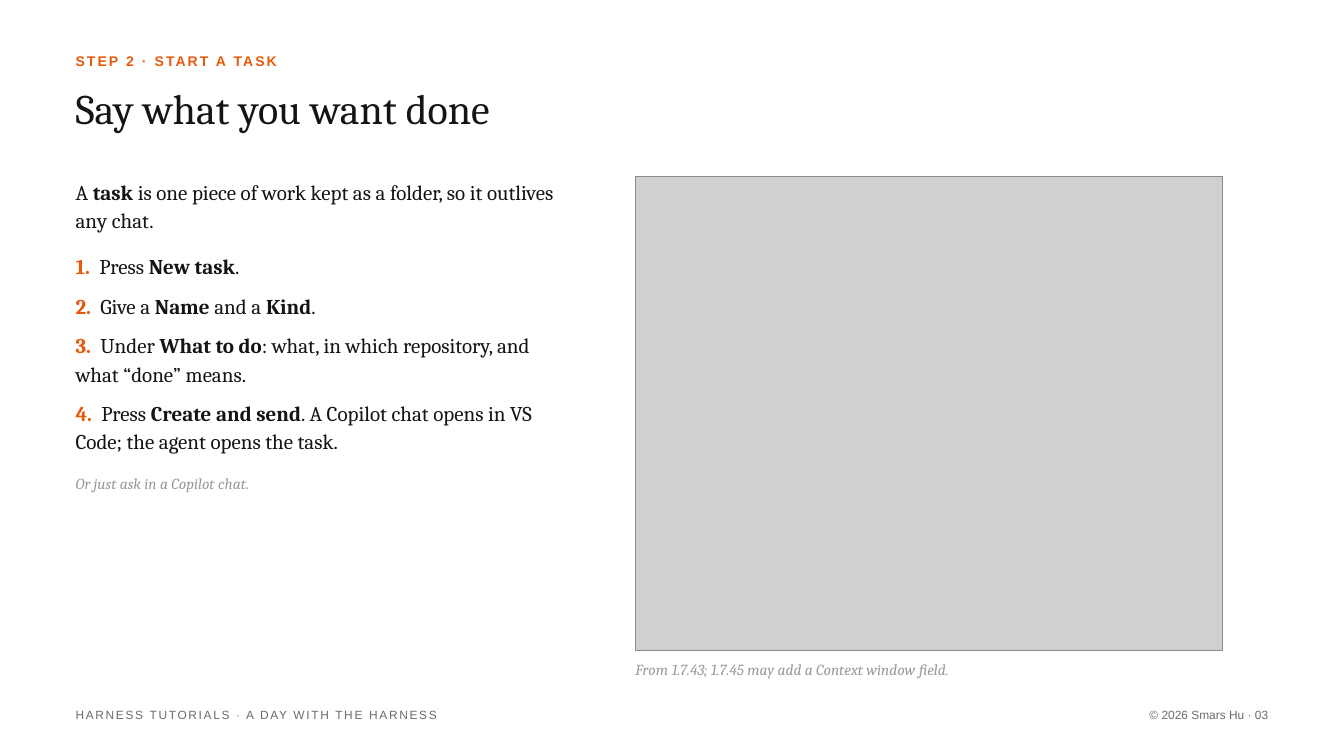
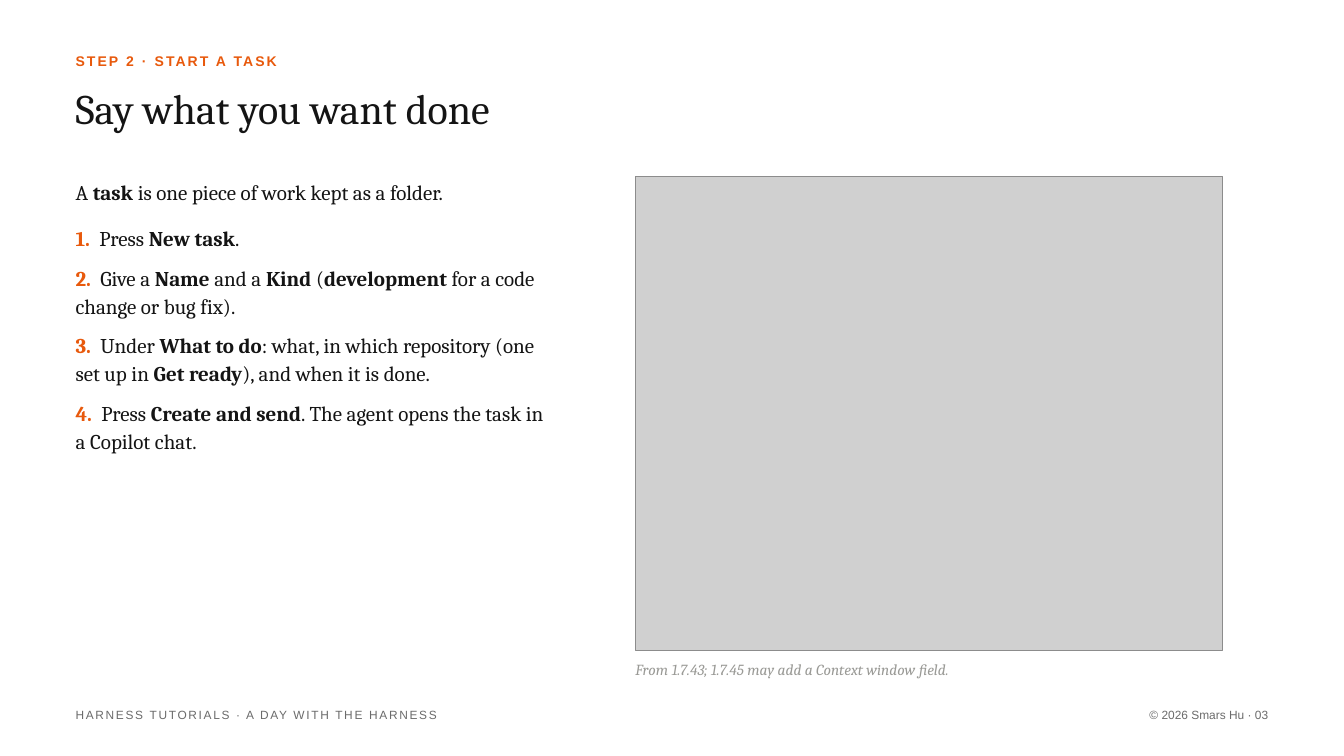
Before and after one commit to Smars-Bin-Hu/ai-exploration, a slide deck: slide 3 of source/tutorials/1_day.pptx. Drawn at 1344x756 pixels with LibreOffice and Linux fonts; fonts in the diff are those of the drawing; grey boxes stand for pictures. Boxes give left, top, right and bottom in pixels: in the first picture for what was removed or moved away, otherwise in the second. Text is boxed around its words. In the diff, an @@ line names an element or a change of style, - is before the commit and + after.

```diff
--- a/source/tutorials/1_day.pptx
+++ b/source/tutorials/1_day.pptx
@@ text at <box>76,185,443,205</box>: text changed @@
-A task is one piece of work kept as a folder, so it outlives any chat.
+A task is one piece of work kept as a folder.
@@ text "1. Press New task.": place and size @@
-text "1. Press New task." at <box>76,259,532,454</box>
+text "1. Press New task." at <box>76,231,544,454</box>
@@ text at <box>76,271,544,454</box>: text changed @@
-2. Give a Name and a Kind.
-3. Under What to do: what, in which repository, and what “done” means.
-4. Press Create and send. A Copilot chat opens in VS Code; the agent opens the task.
+2. Give a Name and a Kind (development for a code change or bug fix).
+3. Under What to do: what, in which repository (one set up in Get ready), and when it is done.
+4. Press Create and send. The agent opens the task in a Copilot chat.
@@ text removed at <box>76,478,249,492</box> @@
-Or just ask in a Copilot chat.
```
Also in this commit, not shown: 1 other slide changed, 2 other files.
